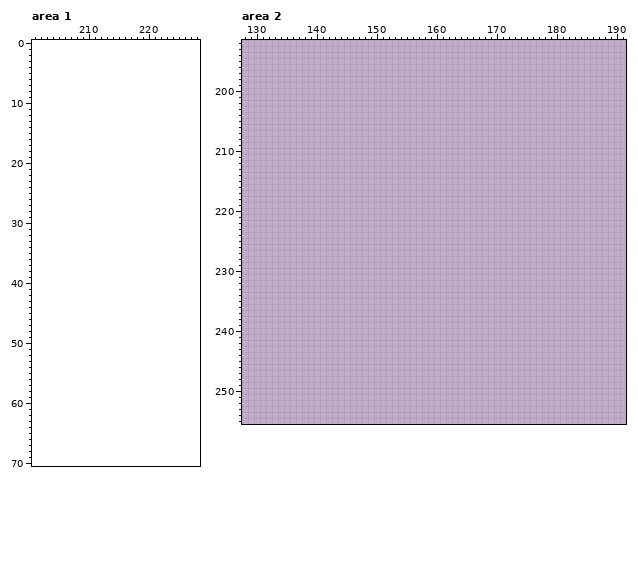
Edited in one commit: pixel-art file (BurningKnight/Content/Animations/tech_biome.ase). Above, as it was before the edit.
192x264 pixels, 1 frame. Shown: area 1: x 201..228, y 0..70; area 2: x 128..191, y 192..255. The old version is drawn lined up with the new one, on the new canvas.
Now the later version:
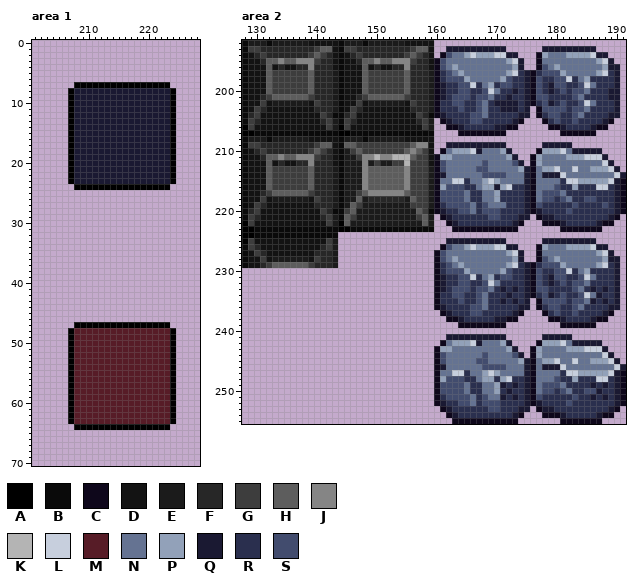
Palette (. is transparent): A #000000  B #0a0a0a  C #0e071b  D #131313  E #1b1b1b  F #272727  G #3d3d3d  H #5d5d5d  J #858585  K #b4b4b4  L #c7cfdd  M #571c27  N #657392  P #92a1b9  Q #1a1932  R #2a2f4e  S #424c6e
Author's note on the commit: Introduced a major lore clue, I hope it doesn't affect level rendering performance too much
What changed:
canvas 192x264 -> 240x292
Area 1:
y 7: x 208..223 ................ -> AAAAAAAAAAAAAAAA
y 8..23: x 207..224 .................. -> AQQQQQQQQQQQQQQQQA
y 24: x 208..223 ................ -> AAAAAAAAAAAAAAAA
y 47: x 208..223 ................ -> AAAAAAAAAAAAAAAA
y 48..63: x 207..224 .................. -> AMMMMMMMMMMMMMMMMA
y 64: x 208..223 ................ -> AAAAAAAAAAAAAAAA
Area 2:
y 192: x 128..159 ................................ -> BEEEBEEEEEEDDDDDBEEEBEEEEEEDDDDD
y 193: x 128..159 ................................ -> BGGFFFFFFFFFGHHDBGGFFFFFFFFFGHHD; x 162..171 .......... -> QQQQQQQQQQ; x 178..186 ......... -> QQQQQQQQQ
y 194: x 128..159 ................................ -> BDFGFFFFFFFGHGFDBDFGFFFFFFFGHGFD; x 161..173 ............. -> CSNNPLPPPLLQQ; x 177..188 ............ -> CPNNNPPPPLQQ
y 195: x 128..174 ............................................... -> BDDFHHJHHJJJGFFDBDDFHHJHHJJJGFFDCSNNNNNNNNNNPLQ; x 177..189 ............. -> CNNNNNNNNNPLQ
y 196: x 128..174 ............................................... -> BDDDHDFDDFFJFFFDBDDDHDFDDFFJFFFDCSNPNNNNNNNNNPQ; x 177..190 .............. -> CSNPNNNNNNNPQQ
y 197: x 128..190 ............................................................... -> BDDDHGGGGGGHFFFEBDDDHGGGGGGHFFFECRSNPNNNNNNNPLRQCRSSSPNNNNNPLRQ
y 198: x 128..190 ............................................................... -> BDDDHGGGGGGHFFFEBDDDHGGGGGGHFFFECRSSSPNNNNNPSRRQCSRRSSLRNPRRRRQ
y 199: x 128..190 ............................................................... -> BDDDHGGGGGGHFFFEBDDDHGGGGGGHFFFECQRRSSLRNPRSSRRQCSRQSSRRSLNRRRQ
y 200: x 128..190 ............................................................... -> BDDDHGGGGGGHFFFEBDDDHGGGGGGHFFFECQRRSSRRSLNRRQRQCSRQRSRSSNRRRQQ
y 201: x 128..190 ............................................................... -> BDDFGHHHHHHGFFFEBDDFGHHHHHHGFFFECQRSSSRSSNRRQRRQCSSRRRRSNRRRRQQ
y 202: x 128..190 ............................................................... -> BDDGDEEEEEEDGFFEBDDGDEEEEEEDGFFECRRSSRRSNRQQQQRQCRSQRSRRSLNRRRQ
y 203: x 128..175 ................................................ -> BDGFDDDDDDDDFFFEBDGFDDDDDDDDFFFECRRRSRRSNRRQQQRQ; x 177..190 .............. -> CSSSSRSSNRRRRQ
y 204: x 128..175 ................................................ -> BFGDDDDDDDDDDGFBBFGDDDDDDDDDDGFBCQRRRRSSNRRRRRQQ; x 177..190 .............. -> CRSSRRSNRRRRQQ
y 205: x 128..159 ................................ -> BGFDDDDDDDDDDFGEBGFDDDDDDDDDDFGE; x 161..174 .............. -> CQRRRSSRRRRRQC; x 178..189 ............ -> CRSRRSRRRRQC
y 206: x 128..159 ................................ -> AGDDDDDDDDDDDDGEAGDDDDDDDDDDDDGE; x 162..173 ............ -> CCQRRRRRQQCC; x 179..188 .......... -> CCQRRRRQCC
y 207: x 128..159 ................................ -> AABBBBBBBBBBBBBBAABBBBBBBBBBBBBB; x 164..171 ........ -> CCCCCCCC; x 181..186 ...... -> CCCCCC
y 208: x 128..159 ................................ -> BEEEBEEEEEEDDDDDBEEEBEEEEEEDDDDD
y 209: x 128..159 ................................ -> BGGFFFFFFFFFGHHDBHHGGGGGGGGGHJJD; x 162..171 .......... -> QQQQQQQQQQ; x 178..182 ..... -> QQQQQ
y 210: x 128..159 ................................ -> BDFGFFFFFFFGHGFDBEGHGGGGGGGHJHGD; x 161..172 ............ -> CNPPPLQNNNPQ; x 177..187 ........... -> CPPPLNQQQQQ
y 211: x 128..173 .............................................. -> BDDFHHJHHJJJGFFDBEEGJJKJJKKKHGGDCPPNNNNNNNNNPQ; x 176..188 ............. -> CPNNNNPPPLLLQ
y 212: x 128..174 ............................................... -> BDDDHDFDDFFJFFFDBEEEJEGEEGGKGGGDCSNNNNNNSNNNNSQ; x 176..189 .............. -> CPNNNNNNNNNNLQ
y 213: x 128..190 ............................................................... -> BDDDHGGGGGGHFFFEBEEEJHHHHHHJGGGECSNNNNNSSNNNNNPQCNPPLNNLNNPPPLQ
y 214: x 128..191 ................................................................ -> BDDDHGGGGGGHFFFEBEEEJHHHHHHJGGGECQNNNNNNSSSSNNNQCNQQQLNNNNNNNNLQ
y 215: x 128..191 ................................................................ -> BDDDHGGGGGGHFFFEBEEEJHHHHHHJGGGECNNLLRNNPLPNNNNQCNNNNRLLPPPPPLQC
y 216: x 128..191 ................................................................ -> BDDDHGGGGGGHFFFEBEEEJHHHHHHJGGGECPSSSRRNPPQPLRRQCNNNSRRPRRRLLRQC
y 217: x 128..191 ................................................................ -> BDDFGHHHHHHGFFFEBEEGHJJJJJJHGGGECSSSSNRRNNPRRRRQCNSSSNRRRRRRRRQC
y 218: x 128..191 ................................................................ -> BDDGDEEEEEEDGFFEBEEHEFFFFFFEHGGECSSSSNRRNNPRRRRQCNSSRSNRRSSRRRQC
y 219: x 128..191 ................................................................ -> BDGFDDDDDDDDFFFEBEHGEEEEEEEEGGGECRSSSSNRSNNNRRRQCSRRRRRSRRRRSRQC
y 220: x 128..191 ................................................................ -> BFGDDDDDDDDDDGFBBGHEEEEEEEEEEHGBCQRRSSNRSSSRRRRQCQRRRRSRRRRRRRQC
y 221: x 128..159 ................................ -> BGFDDDDDDDDDDFGEBHGEEEEEEEEEEGHE; x 161..175 ............... -> CQRRRRRRSSRRRQQ; x 177..190 .............. -> CQQRRRRRRRRRQC
y 222: x 128..159 ................................ -> AGDDDDDDDDDDDDGEAHEEEEEEEEEEEEHE; x 162..174 ............. -> CQRRRRRRRRRQC; x 178..189 ............ -> CCCQRRRRRQCC
y 223: x 128..159 ................................ -> AABBBBBBBBBBBBBBAABBBBBBBBBBBBBB; x 163..173 ........... -> CCCCCCCCCCC; x 181..187 ....... -> CCCCCCC
y 224: x 128..143 ................ -> AABBBBBBBBBBBBBB
y 225: x 128..143 ................ -> AGDDDDDDDDDDDDGE; x 162..171 .......... -> QQQQQQQQQQ; x 178..186 ......... -> QQQQQQQQQ
y 226: x 128..143 ................ -> BGFDDDDDDDDDDFGE; x 161..173 ............. -> CSNNPLPPPLLQQ; x 177..188 ............ -> CPNNNPPPPLQQ
y 227: x 128..143 ................ -> BDGFDDDDDDDDFFFE; x 160..174 ............... -> CSNNNNNNNNNNPLQ; x 177..189 ............. -> CNNNNNNNNNPLQ
y 228: x 128..143 ................ -> BDDGDEEEEEEDGFFE; x 160..174 ............... -> CSNPNNNNNNNNNPQ; x 177..190 .............. -> CSNPNNNNNNNPQQ
y 229: x 128..143 ................ -> BDDFGHHHHHHGFFFE; x 160..190 ............................... -> CRSNPNNNNNNNPLRQCRSSSPNNNNNPLRQ
y 230: x 160..190 ............................... -> CRSSSPNNNNNPSRRQCSRRSSLRNPRRRRQ
y 231: x 160..190 ............................... -> CQRRSSLRNPRSSRRQCSRQSSRRSLNRRRQ
y 232: x 160..190 ............................... -> CQRRSSRRSLNRRRRQCSRQRSRSSNRRRRQ
y 233: x 160..190 ............................... -> CQRSSSRSSNRQRQRQCSSRRRRSNRQRQRQ
y 234: x 160..190 ............................... -> CRRSSRRSNRRRQRRQCRSQRSRRSLNQRRQ
y 235: x 160..175 ................ -> CRRRSRRSNRRQRQRQ; x 177..190 .............. -> CSSSSRSSNQRQRQ
y 236: x 160..175 ................ -> CQRRRRSSNRRRRRQQ; x 177..190 .............. -> CRSSRRSNRRRRQQ
y 237: x 161..174 .............. -> CQRRRSSRRRRRQC; x 178..189 ............ -> CRSRRSRRRRQC
y 238: x 162..173 ............ -> CCQRRRRRQQCC; x 179..188 .......... -> CCQRRRRQCC
y 239: x 164..171 ........ -> CCCCCCCC; x 181..186 ...... -> CCCCCC
y 241: x 162..171 .......... -> QQQQQQQQQQ; x 178..182 ..... -> QQQQQ
y 242: x 161..172 ............ -> CNPPPLQNNNPQ; x 177..187 ........... -> CPPPLNQQQQQ
y 243: x 160..173 .............. -> CPPNNNNNNNNNPQ; x 176..188 ............. -> CPNNNNPPPLLLQ
y 244: x 160..174 ............... -> CSNNNNNNSNNNNSQ; x 176..189 .............. -> CPNNNNNNNNNNLQ
y 245: x 160..190 ............................... -> CSNNNNNSSNNNNNPQCNPPLNNLNNPPPLQ
y 246: x 160..191 ................................ -> CQNNNNNNSSSSNNNQCNQQQLNNNNNNNNLQ
y 247: x 160..191 ................................ -> CNNLLRNNPLPNNNNQCNNNNRLLPPPPPLQC
y 248: x 160..191 ................................ -> CPSSSRRNPPRPLRRQCNNNSRRPRRRLLRQC
y 249: x 160..191 ................................ -> CSSSSNRRNNPQRQRQCNSSSNRRRRQRQRQC
y 250: x 160..191 ................................ -> CSSSSNRRNNPRQRRQCNSSRSNRRSSQRRQC
y 251: x 160..191 ................................ -> CRSSSSNRSNNQRQRQCSRRRRRSRRQRQRQC
y 252: x 160..191 ................................ -> CQRRSSNRSSSRRRRQCQRRRRSRRRRRRRQC
y 253: x 161..175 ............... -> CQRRRRRRSSRRRQQ; x 177..190 .............. -> CQQRRRRRRRRRQC
y 254: x 162..174 ............. -> CQRRRRRRRRRQC; x 178..189 ............ -> CCCQRRRRRQCC
y 255: x 163..173 ........... -> CCCCCCCCCCC; x 181..187 ....... -> CCCCCCC
Boxes around the changes in both pictures, in picture pixels (x1, y1, x2, y2):
added: (68, 82, 176, 190)
added: (68, 322, 176, 430)
added: (242, 40, 626, 424)
